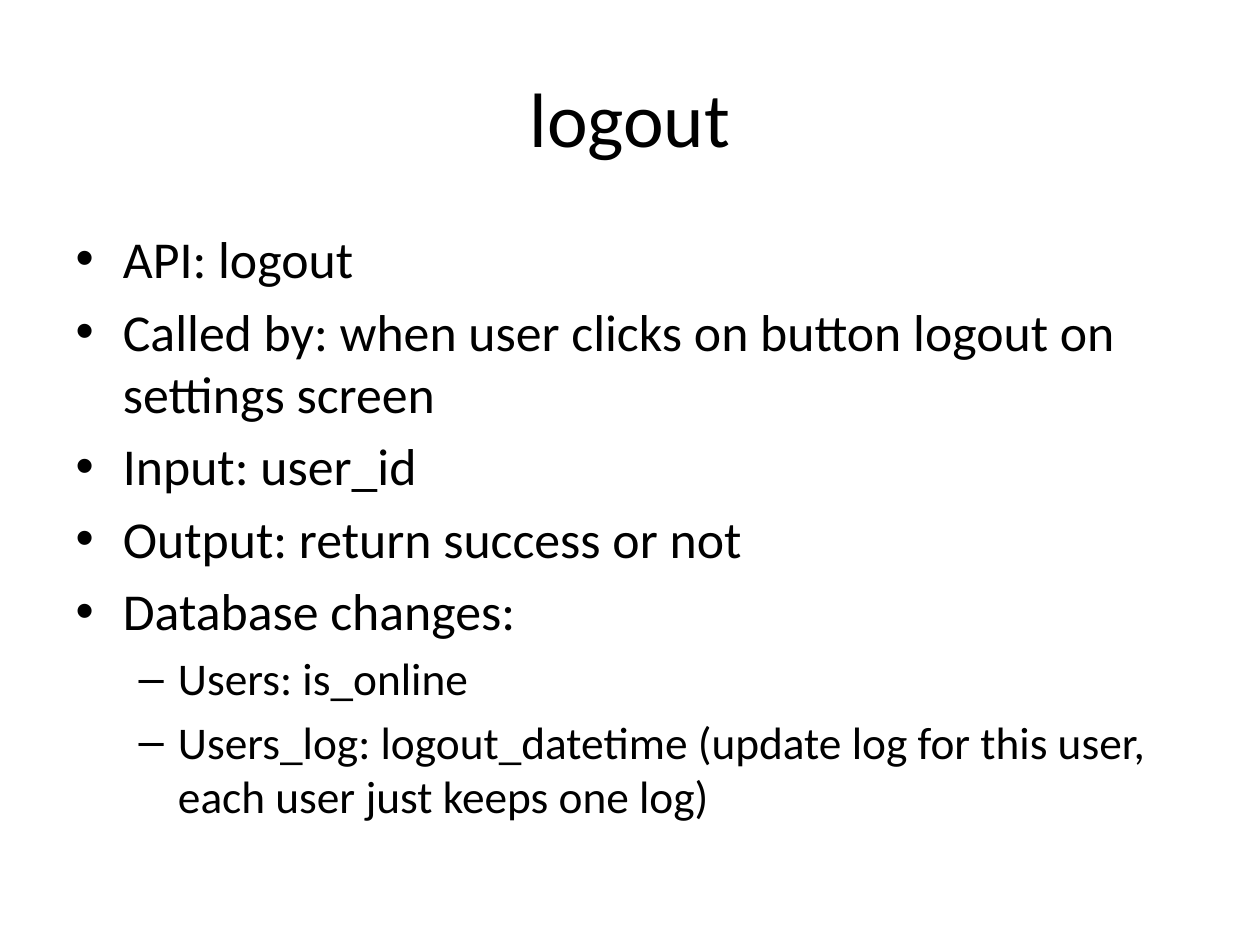
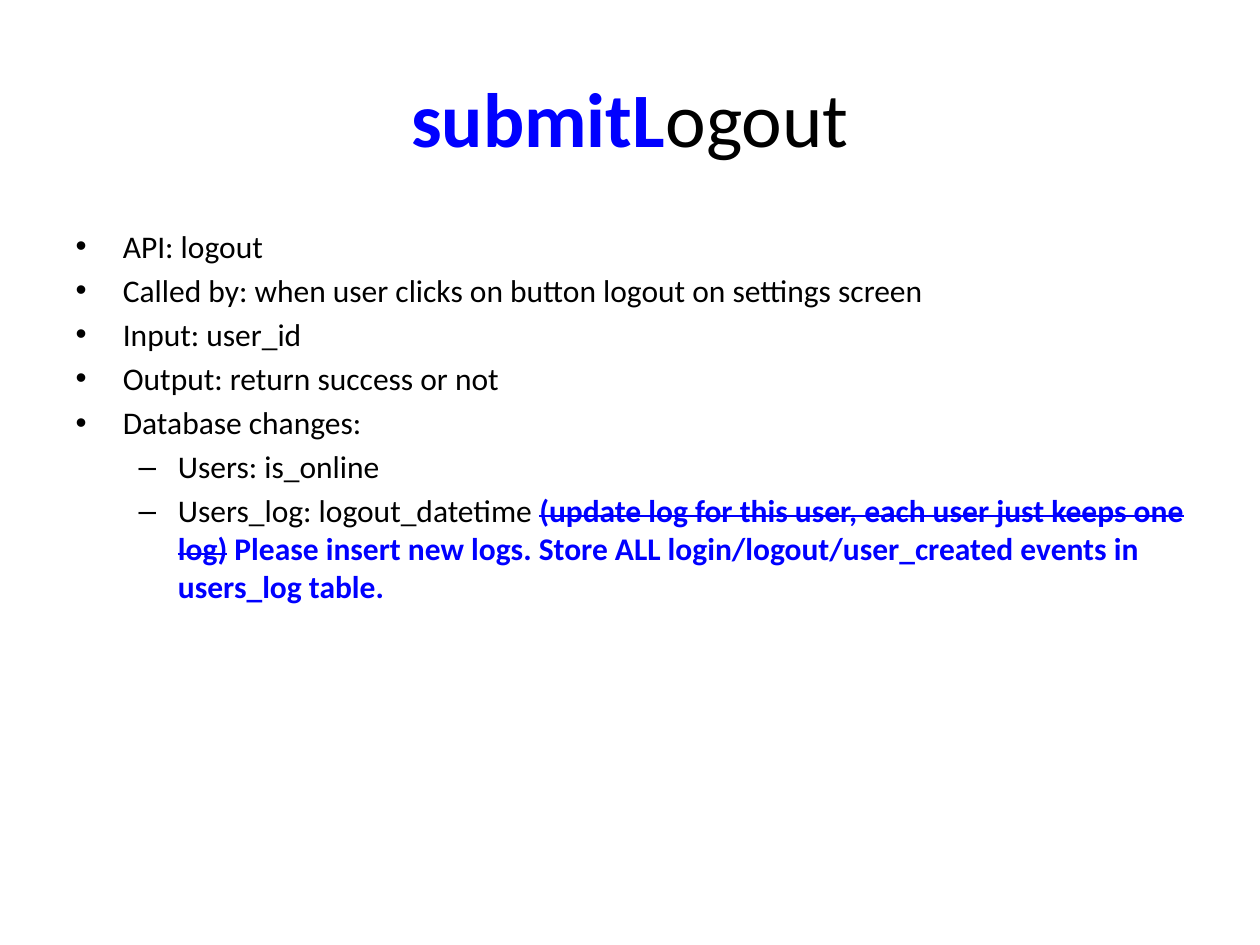
Before and after one commit to catalonia/mob, a slide deck: slide 6 of ws/WS Design Docs/API_Listing.pptx (slide 5 before the commit). Drawn at 1260x945 pixels with LibreOffice and Linux fonts; fonts in the diff are those of the drawing. Boxes give left, top, right and bottom in pixels: in the first picture for what was removed or moved away, otherwise in the second. Text is boxed around its words. In the diff, an @@ line names an element or a change of style, - is before the commit and + after.

```diff
--- a/ws/WS Design Docs/API_Listing.pptx
+++ b/ws/WS Design Docs/API_Listing.pptx
@@ title at bbox=[411, 93, 848, 161]: text changed; text colour #000000 to #0000FF; bold on @@
-logout
+submitLogout
@@ text at bbox=[123, 236, 922, 483]: size 29.6 to 18 pt in "API: logout", "Called by: when user clicks on button ...", "Input: user_id", "Output: return success or not" and 1 more places; size 25.9 to 18 pt in "Users: is_online"; less space between paragraphs @@
@@ text at bbox=[178, 499, 1184, 604]: text changed; size 25.9 to 18 pt; text colour #000000 to #0000FF; bold on @@
-  – Users_log: logout_datetime (update log for this user, each user just keeps one log)
+  – Users_log: logout_datetime (update log for this user, each user just keeps one log) Please insert new logs. Store ALL login/logout/user_created events in users_log table.
```
Also in this commit, not shown: 6 other slides changed, 1 slide added.
